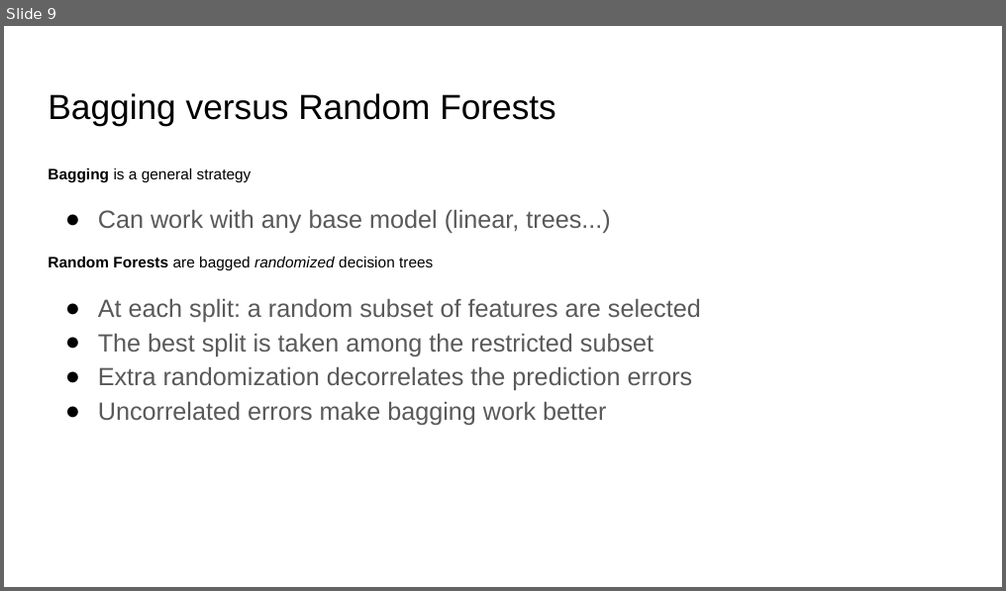
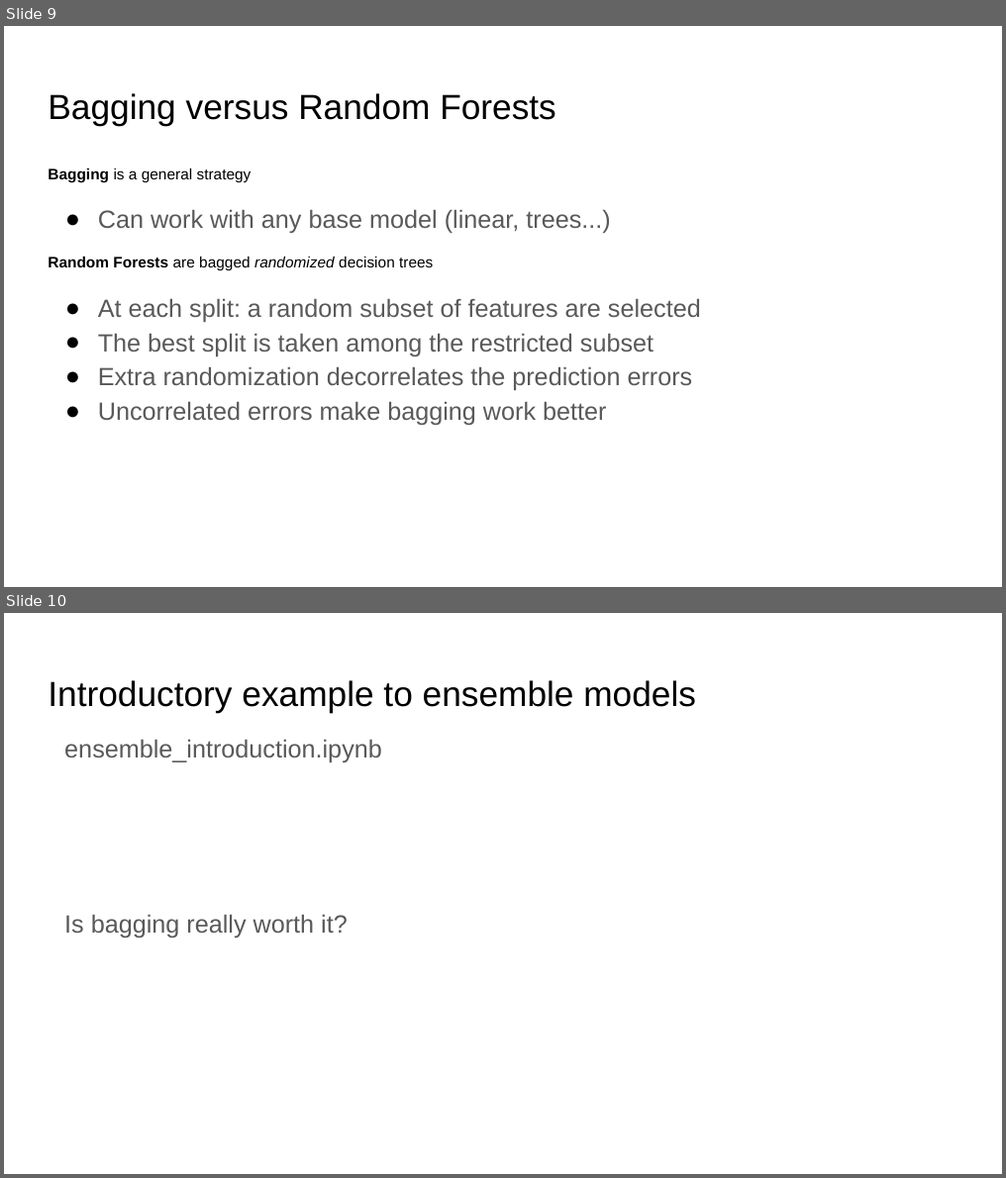
Before and after one commit to mmaleki92/ML_teaching, a slide deck: codes/07_sklearn/Ensemble of tree-based models.pptx. Shown one above the other, each under a label of ours: slide 9 before the commit, slides 9 and 10 after it. The pictures are 1006x591 and 1006x1178 pixels, drawn with LibreOffice and Linux fonts; fonts in the diff are those of the drawing. Boxes give left, top, right and bottom in pixels: in the first picture for what was removed or moved away, otherwise in the second. Text is boxed around its words. In the diff, an @@ line names an element or a change of style, - is before the commit and + after.

```diff
--- a/codes/07_sklearn/Ensemble of tree-based models.pptx
+++ b/codes/07_sklearn/Ensemble of tree-based models.pptx
@@ slide 10 added at [4,613,1002,1174], background #FFFFFF @@
@@ title added at [48,680,696,712], 25.2 pt, text #000000 @@
+Introductory example to ensemble models
@@ text added at [64,739,382,762], 18 pt, text #595959 @@
+ensemble_introduction.ipynb
@@ text added at [64,914,348,938], 18 pt, text #595959 @@
+Is bagging really worth it?
```
Also in this commit, not shown: 3 other slides added, 4 other files.
